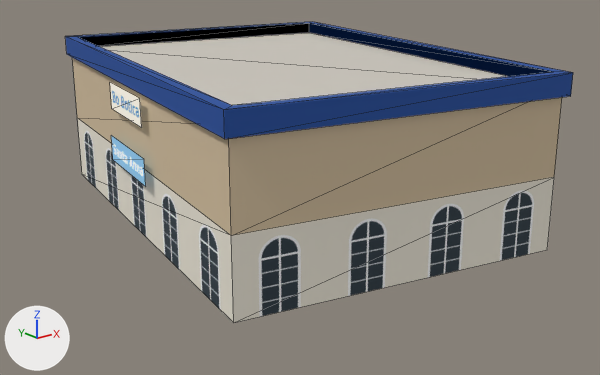
Before and after pictures for a commit that changed the glTF model game/models/hero/bosantaanna.glb.
Camera for both pictures: a 50 mm camera at (-24.9, -32.4, 13.8) aimed at (0.0, -1.4, 1.4). The lights are fixed; the arrows at lower left show +X, +Y and +Z. The first picture is the older version. Mesh edges are drawn as thin lines. Objects named as collision shapes, trigger or cutter boxes, shadow casters or lower levels of detail are left out. Where no turn or scale is listed for an object, it has been applied to the vertices. Vertices at exactly the same position are counted once.

Before the edit, the objects in view are built like this:
```python
mat_facade = principled_material('facade')
mat_facade.base_color = (0.687, 0.546, 0.361)  # beige #d8c3a2
mat_facade.roughness = 0.85
mat_trim = principled_material('trim')
mat_trim.base_color = (0.0137, 0.0782, 0.352)  # blue #1f4fa0
mat_trim.roughness = 0.85
me_bosantaanna_lod0 = bpy.data.meshes.new('bosantaanna_lod0')
me_bosantaanna_lod0.from_pydata(...)  # 36 vertices, 46 faces; spans x -0.79..0.79, y -1.0..1.0, z -0.32..0.32
# faces by material slot: [8, 8, 2, 24, 4]
me_bosantaanna_lod0.materials.append(mat_ground)
me_bosantaanna_lod0.materials.append(mat_facade)  # beige #d8c3a2
me_bosantaanna_lod0.materials.append(mat_roof)  # light grey #cfcac0
me_bosantaanna_lod0.materials.append(mat_trim)  # blue #1f4fa0
me_bosantaanna_lod0.materials.append(mat_sign)
ob_bosantaanna_lod0 = bpy.data.objects.new('bosantaanna_lod0', me_bosantaanna_lod0)
ob_bosantaanna_lod0.location = (0.0, -0.03, 4.0)
ob_bosantaanna_lod0.scale = (12.4, 12.4, 12.4)
```
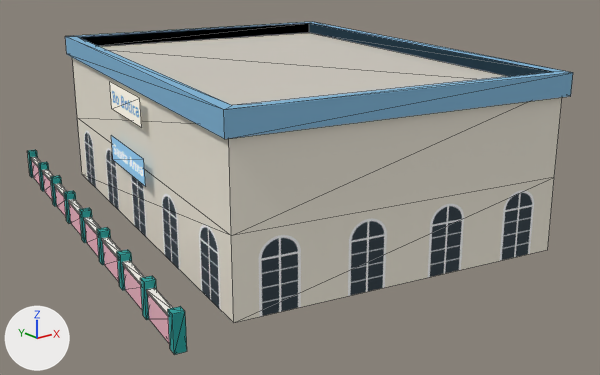
Changed parts and their boxes (x1, y1, x2, y2) in the pictures (600 x 375 px; the box of a moved part takes in the faces that stretch with it):
'bosantaanna_lod0', recoloured, reshaped, moved, rescaled (lighter, 7% wider, 11% taller)
    before: (65, 22, 573, 323)
    after: (28, 22, 573, 355)
part 1 of me_bosantaanna_lod0, moved or reshaped
    both: (73, 33, 562, 251)
part 2 of me_bosantaanna_lod0, moved or reshaped
    both: (65, 22, 573, 139)
part 3 of me_bosantaanna_lod0, moved or reshaped
    both: (110, 82, 142, 128)
part 4 of me_bosantaanna_lod0, moved or reshaped
    both: (111, 135, 146, 187)
part 5 of me_bosantaanna_lod0, added
    after: (28, 150, 187, 355)

The edits, one by one:
Material 'facade' (mat_facade) changes colour from beige #d8c3a2 to white #f1ebdc; in linear values from (0.687, 0.546, 0.361) to (0.88, 0.831, 0.716).
Material 'trim' (mat_trim) changes colour from blue #1f4fa0 to blue #7fb6d9; in linear values from (0.0137, 0.0782, 0.352) to (0.212, 0.468, 0.694).
Material 'pwall' (mat_pwall) is new.
Its base color is (0.888, 0.479, 0.565) (pink #f2b8c6).
Its roughness is 0.85.
Material 'pcap' (mat_pcap) is new.
Its base color is (0.93, 0.905, 0.855) (white #f7f4ee).
Its roughness is 0.85.
Material 'teal' (mat_teal) is new.
Its base color is (0.0137, 0.342, 0.323) (cyan #1f9e9a).
Its roughness is 0.85.
me_bosantaanna_lod0 is used by ob_bosantaanna_lod0; location (0.0, -0.03, 4.0); scale (12.4, 12.4, 12.4).
me_bosantaanna_lod0 had 36 vertices, 46 faces and spanned x -0.79..0.79, y -1.0..1.0, z -0.32..0.32.
me_bosantaanna_lod0 now has 236 vertices, 346 faces and spans x -0.85..0.85, y -1.0..1.0, z -0.31..0.31.
me_bosantaanna_lod0 part 1: the loose piece of 12 vertices spanning x -0.77..0.77, y -0.98..0.98, z -0.32..0.27 is scaled about its middle by 0.946, then moved by (0.1, -0.05, 0.0).
me_bosantaanna_lod0 part 2: the loose piece of 16 vertices spanning x -0.79..0.79, y -1.0..1.0, z 0.24..0.32 is scaled about its middle by 0.946, then moved by (0.1, -0.05, -0.02).
me_bosantaanna_lod0 part 3: the loose piece of 4 vertices spanning x -0.67..-0.6, y -0.06..0.3, z 0.13..0.23 is moved by (0.13, -0.06, -0.01).
me_bosantaanna_lod0 part 4: the loose piece of 4 vertices spanning x -0.68..-0.6, y -0.08..0.32, z -0.08..0.02 is moved by (0.13, -0.06, 0.0).
Part 5, on me_bosantaanna_lod0:
110 vertices are added at x -0.85..-0.48, y -0.82..1.0, z -0.31..-0.21.
48 new vertices lie (0.03, 0.19, 0.0) away from vertices in x -0.83..-0.53, y -0.79..0.78, z -0.31..-0.21.
6 new vertices lie (0.04, 0.19, 0.0) away from vertices in x -0.84..-0.57, y -0.79..0.55, z -0.22..-0.21.
36 new vertices lie (0.0, 0.0, 0.12) away from vertices in x -0.85..-0.48, y -0.82..1.0, z -0.31.
108 new faces join them, mat_teal (cyan #1f9e9a).
96 new faces join them, mat_pwall (pink #f2b8c6).
96 new faces join them, mat_pcap (white #f7f4ee).
me_bosantaanna_lod0 gains material mat_teal (cyan #1f9e9a).
me_bosantaanna_lod0 gains material mat_pwall (pink #f2b8c6).
me_bosantaanna_lod0 gains material mat_pcap (white #f7f4ee).
Object 'bosantaanna_lod0' (ob_bosantaanna_lod0) moves from (0.0, -0.03, 4.0) to (-1.3, 0.68, 4.0).
Object 'bosantaanna_lod0' (ob_bosantaanna_lod0) is rescaled from (12.4, 12.4, 12.4) to (13.1, 13.1, 13.1).
